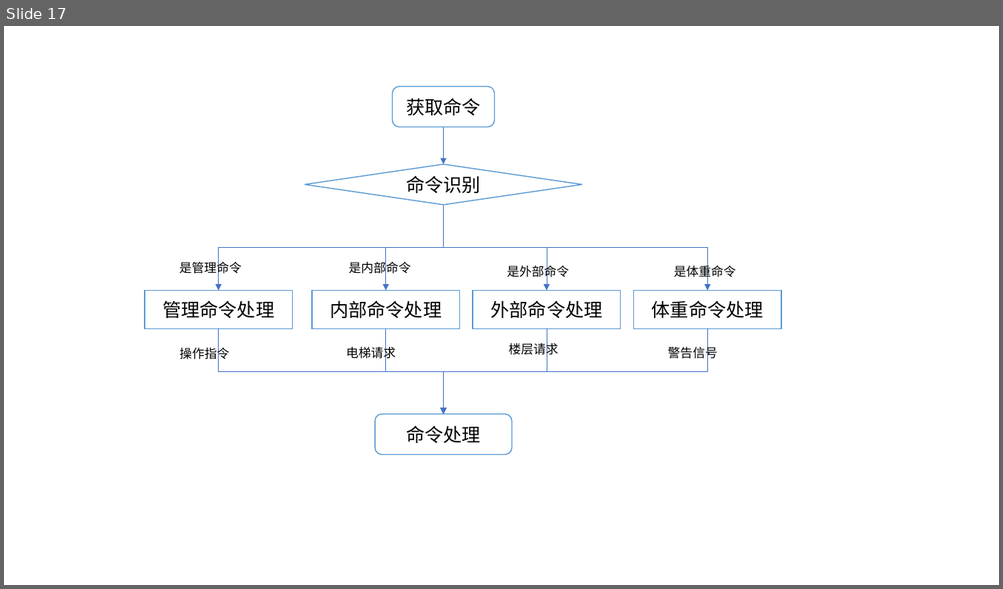
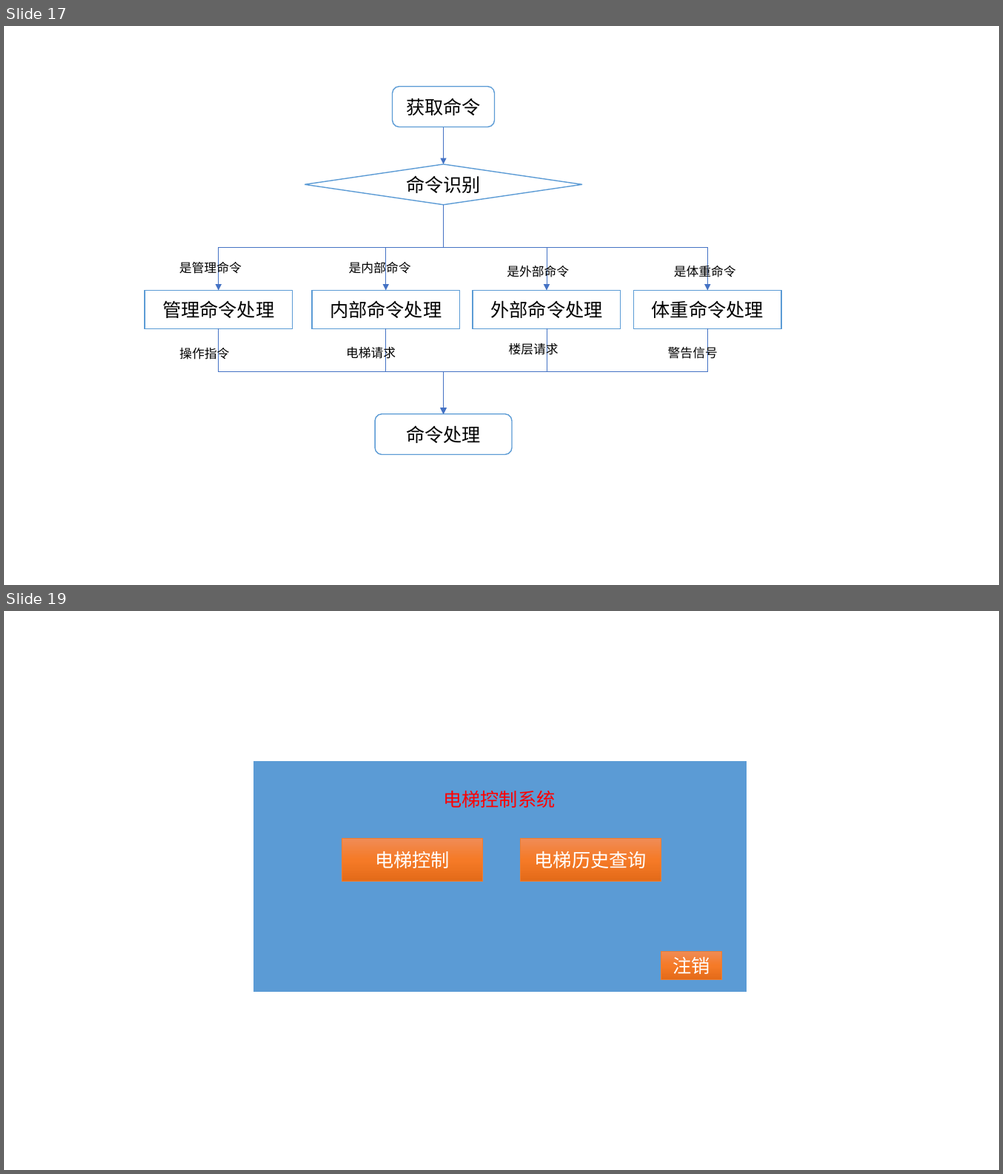
Before and after one commit to wygbuaa/Team1, a slide deck: 设计文档图.pptx. Shown one above the other, each under a label of ours: slide 17 before the commit, slides 17 and 19 after it; the slides between them are not shown. The pictures are 1003x589 and 1003x1174 pixels, drawn with LibreOffice and Linux fonts; fonts in the diff are those of the drawing. Boxes give left, top, right and bottom in pixels: in the first picture for what was removed or moved away, otherwise in the second. Text is boxed around its words. In the diff, an @@ line names an element or a change of style, - is before the commit and + after.

```diff
--- a/设计文档图.pptx
+++ b/设计文档图.pptx
@@ slide 19 added at bbox=[4, 611, 999, 1170], background #FFFFFF @@
@@ rectangle added at bbox=[253, 760, 747, 993], fill #5B9BD5, outline #FFFFFF 1.5 pt @@
@@ text added at bbox=[443, 791, 555, 808], 18 pt, text #FF0000 @@
+电梯控制系统
@@ rectangle added at bbox=[342, 839, 483, 881], fill gradient #F18C57 to #F67B28 to #E56C19, outline #ED7D31 0.5 pt, 18 pt, text #FFFFFF @@
+电梯控制
@@ rectangle added at bbox=[521, 839, 661, 881], fill gradient #F18C57 to #F67B28 to #E56C19, outline #ED7D31 0.5 pt, 18 pt, text #FFFFFF @@
+电梯历史查询
@@ rectangle added at bbox=[661, 951, 722, 980], fill gradient #F18C57 to #F67B28 to #E56C19, outline #ED7D31 0.5 pt, 18 pt, text #FFFFFF @@
+注销
```
Also in this commit, not shown: 6 slides changed, 3 other slides added, 2 other files.
